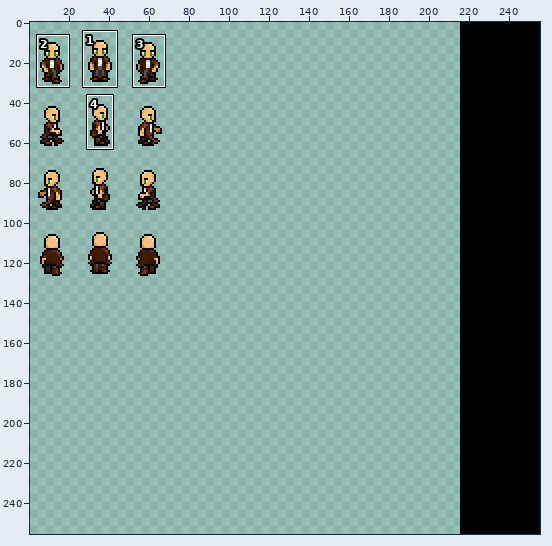
Sprite sheet -- graphics/characters/char1.png. The picture above shows the old version from afar; the outline marks the close-up.
Close-up. As it was:
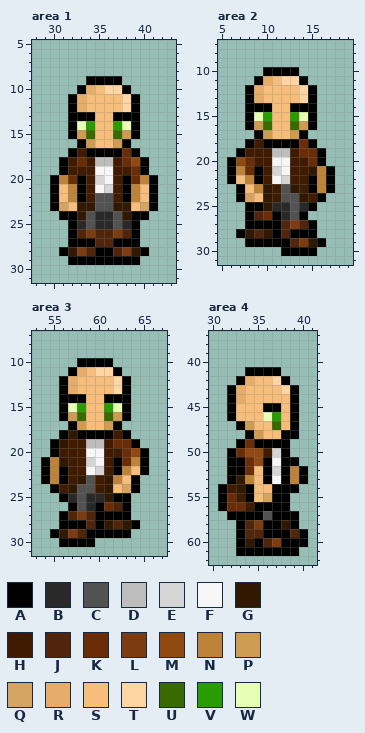
The file is 256x256 pixels. Shown: area 1: x 28..43, y 5..31; area 2: x 5..19, y 7..31; area 3: x 53..67, y 7..31; area 4: x 30..41, y 37..62. The wide view leaves out empty margins. The commit also changed other parts of the picture, which this record leaves out.
Palette (. is transparent): A #000000  B #292929  C #525252  D #bdbdbd  E #d5d5d5  F #f6f6f6  G #311800  H #401b00  J #50250b  K #6b2c08  L #7b3c12  M #904911  N #bd8339  P #cd9c52  Q #d5a462  R #e6ac6a  S #f6bd7b  T #ffd5a4  U #396a00  V #299c00  W #e6ffb4
Pixels before, area 1, first column x 30:
 9 ....AAAA....
10 ...ARSTTA...
11 ..ARSSSSTA..
12 ..ARSSSSTA..
13 ..AAASSAAA..
14 ..AWVSSVWA..
15 ..APUSSUPA..
16 ...APSSPA...
17 ..AHAAAAKA..
18 .AHKHDDHKMA.
19 .AHHHFFHHKA.
20 ANKAHEFHAKNA
21 ASNAHFEHANSA
22 ASNAHCCHANSA
23 AQSGGCCGGSQA
24 .AAGCBBCGAA.
25 ..ABCBBCBA..
26 ..AJLJJLJA..
27 ..AAAJJAAA..
28 .AGLJAAJLGA.
29 ..AAAAAAAA..
Pixels before, area 2, first column x 6:
10 ....AAAA....
11 ...ARSTTA...
12 ..ARSSSSTA..
13 ..ARSSSSTA..
14 ..AAASSAAA..
15 ..AWVSSVWA..
16 ..APUSSUPA..
17 ...APSSPA...
18 ..AHAAAAKA..
19 .AHHHDDHKKA.
20 AMKHHFFHHKA.
21 ANKAHEFHHGNA
22 ASNAHFEHHANA
23 .ASNGHCGHANA
24 .AQSGHCCGHA.
25 ..AAGBBCBA..
26 ..AJKABCA...
27 ..AAAAJLJA..
28 .AGJGAJAAA..
29 ..AAAAAJLGA.
30 ......AAAA..
Pixels before, area 3, first column x 54:
10 ....AAAA....
11 ...ARSTTA...
12 ..ARSSSSTA..
13 ..ARSSSSTA..
14 ..AAASSAAA..
15 ..AWVSSVWA..
16 ..APUSSUPA..
17 ...APSSPA...
18 ..AGAAAAHA..
19 .AGHHDDHKKA.
20 .AHHHFFHHKMA
21 ANGHHEFHAKNA
22 ANAHHFEHANSA
23 ANAHGCHGNSA.
24 .AHGCCHGSQA.
25 ..ABCBBGAA..
26 ...ACBAKJA..
27 ..AJLJAAAA..
28 ..AAAJAGJGA.
29 .AGLJAAAAA..
30 ..AAAA......
Pixels before, area 4, first column x 31:
41 ...AAAA...
42 ..ARSSTA..
43 .ARSSSSTA.
44 .ARSSSSSA.
45 .ASSSAASA.
46 .ASSSWVSA.
47 ..APSSUSA.
48 ...APSSAA.
49 ..AKAAAA..
50 .AKMMHEA..
51 .AAKMAFAA.
52 .AAKSAEANA
53 .AGNSAFANA
54 AHGASSAAA.
55 AKHASQAA..
56 AKKHAAAA..
57 .AAAACAAA.
58 ..AJLAAGA.
59 ..AJJAAAJA
60 ..AGAJLAAA
61 ..AAAAAAA.
After the commit:
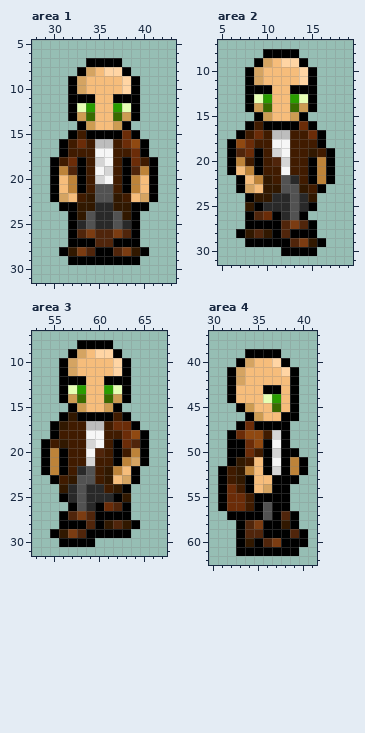
Change:
Changed rows in their new state; - is an unchanged pixel.
Area 1:
first column x 30:
 7 ----AAAA----
 8 ---AQSTTA---
 9 --AQSSSSTA--
10 --AQS-SSTA--
11 ---AA--AA---
12 ---WV--VW---
13 ---PU--UP---
14 --.AP--PA.--
15 ---HAAAAK---
16 -AHKHDDHKMA-
17 -AH-HFFHHKA-
18 AHKA-EF-AKHA
19 ANJA--E-AJNA
20 -SN------NS-
21 -----CC-----
22 -QSHG--GHSQ-
23 .AA--BB--AA.
24 -.--------.-
Area 2:
first column x 6:
 8 ----AAAA----
 9 ---AQSTTA---
10 --AQSSSSTA--
11 --AQS-SSTA--
12 ---AA--AA---
13 ---WV--VW---
14 ---PU--UP---
15 --.AP--PA.--
16 ---HAAAAK---
17 -AHKHDDHHKA-
18 AMK-HFFHHHA-
19 AJKA-EF-HGHA
20 -NHA-JE--ANA
21 -SN--H---A--
22 .ASNGHCB----
23 --QS-G-CGHA.
24 -.AG-BB-BG.-
25 --G-B-------
Area 3:
first column x 54:
 8 ----AAAA----
 9 ---AQSTTA---
10 --AQSSSSTA--
11 --AQS-SSTA--
12 ---AA--AA---
13 ---WV--VW---
14 ---PU--UP---
15 --.AP--PA.--
16 ---GAAAAH---
17 -AGHHDDHKKA-
18 -AHHHFFH-KMA
19 AH---EF-A-JA
20 ANA---J-AHN-
21 --A---H--NQ-
22 ----BCHGNSA.
23 .AHGC---SQ--
24 -.GB-BBHGA.-
25 -------B-G--
Area 4:
first column x 31:
39 ---AAAA---
40 --AQSSTA--
41 -AQSSSSTA-
42 -AQS--SSA-
43 --S--AAS--
44 --S--WV---
45 -.AP-SU---
46 -..APSSA--
47 ---KAAAA.-
48 -AKMMHE-.-
49 -A--M-F---
50 --AKHA--A-
51 --GHS---NA
52 AHGN------
53 AH-A-SA-A.
54 -KH--Q--.-
55 --KHAA----
56 -----C----
57 -------J--
